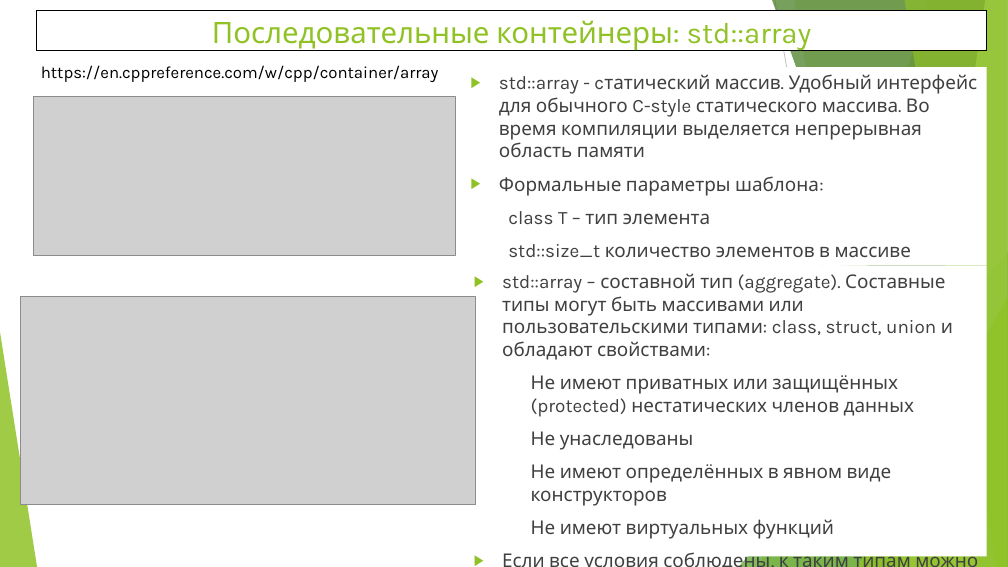
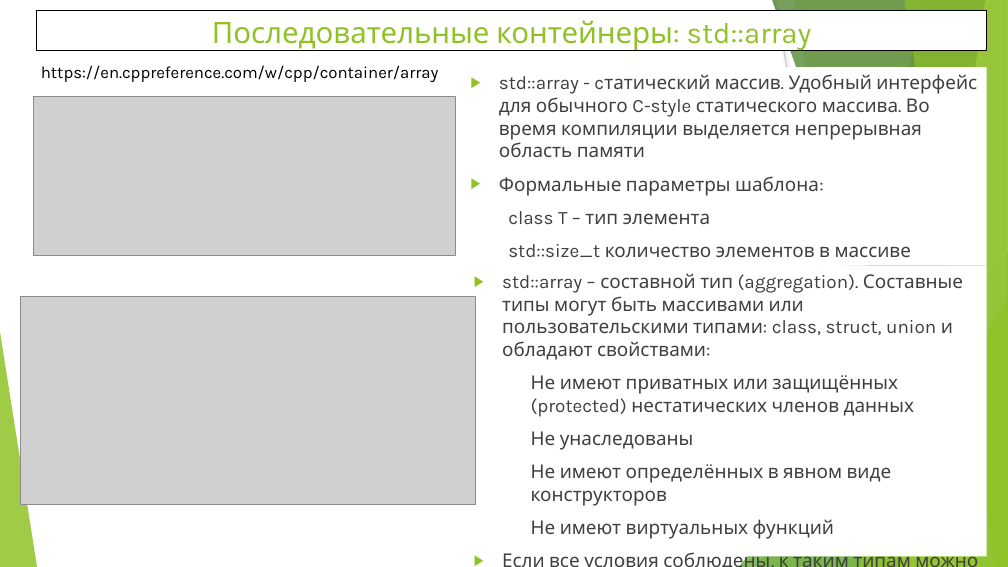
Before and after one commit to WhiteCatStudies/lectures, a slide deck: slide 6 of pt2/lectures/lecture1/lecture1.pptx. Drawn at 1008x567 pixels with LibreOffice and Linux fonts; fonts in the diff are those of the drawing; grey boxes stand for pictures. Boxes give left, top, right and bottom in pixels: in the first picture for what was removed or moved away, otherwise in the second. Text is boxed around its words. In the diff, an @@ line names an element or a change of style, - is before the commit and + after.

```diff
--- a/pt2/lectures/lecture1/lecture1.pptx
+++ b/pt2/lectures/lecture1/lecture1.pptx
@@ text in rectangle at box(502, 273, 963, 360): text changed @@
-▶ std::array – составной тип (aggregate). Составные типы могут быть массивами или пользовательскими типами: class, struct, union и обладают свойствами:
+▶ std::array – составной тип (aggregation). Составные типы могут быть массивами или пользовательскими типами: class, struct, union и обладают свойствами:
```
Also in this commit, not shown: 6 other slides changed, 31 other files.
